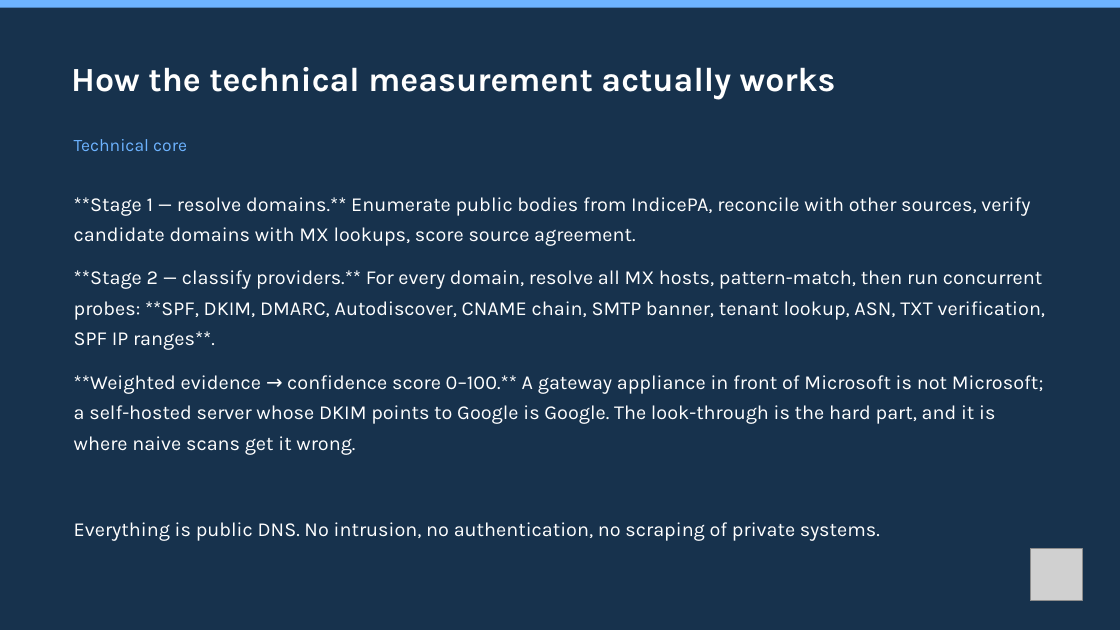
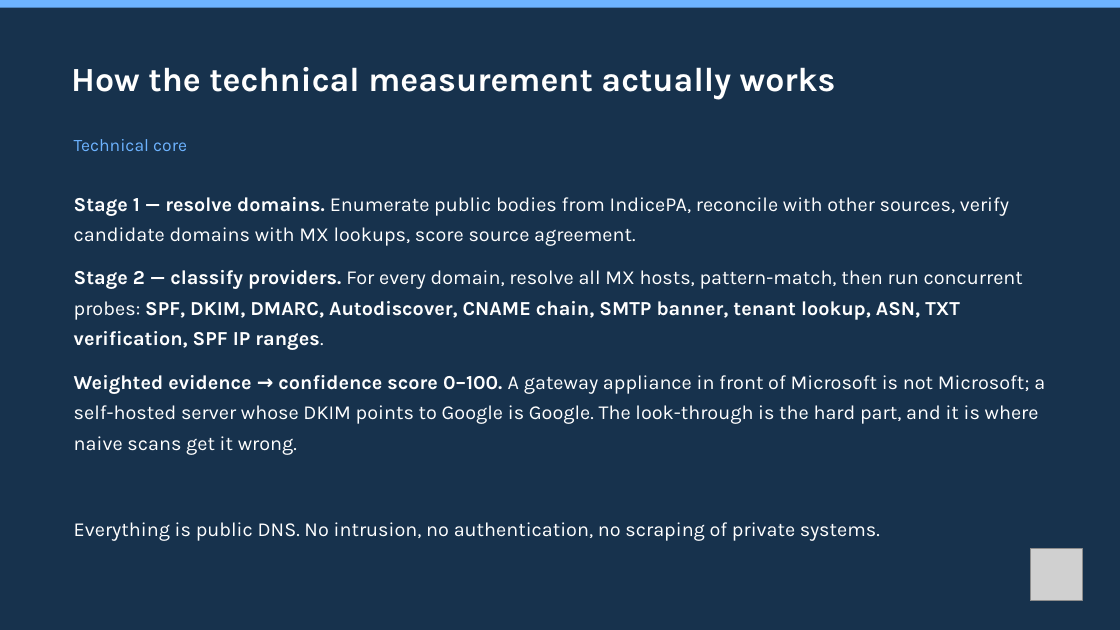
Before and after one commit to mxmap-it/osservatorio-nazionale-sovranita-digitale, a slide deck: slide 6 of static/slide/sfscon-2026-mxmap-italia.pptx. Drawn at 1120x630 pixels with LibreOffice and Linux fonts; fonts in the diff are those of the drawing; grey boxes stand for pictures. Boxes give left, top, right and bottom in pixels: in the first picture for what was removed or moved away, otherwise in the second. Text is boxed around its words. In the diff, an @@ line names an element or a change of style, - is before the commit and + after.

```diff
--- a/static/slide/sfscon-2026-mxmap-italia.pptx
+++ b/static/slide/sfscon-2026-mxmap-italia.pptx
@@ text at bbox=[74, 197, 1045, 455]: text changed @@
-**Stage 1 — resolve domains.** Enumerate public bodies from IndicePA, reconcile with other sources, verify candidate domains with MX lookups, score source agreement.
-**Stage 2 — classify providers.** For every domain, resolve all MX hosts, pattern-match, then run concurrent probes: **SPF, DKIM, DMARC, Autodiscover, CNAME chain, SMTP banner, tenant lookup, ASN, TXT verification, SPF IP ranges**.
-**Weighted evidence → confidence score 0–100.** A gateway appliance in front of Microsoft is not Microsoft; a self-hosted server whose DKIM points to Google is Google. The look-through is the hard part, and it is where naive scans get it wrong.
+Stage 1 — resolve domains. Enumerate public bodies from IndicePA, reconcile with other sources, verify candidate domains with MX lookups, score source agreement.
+Stage 2 — classify providers. For every domain, resolve all MX hosts, pattern-match, then run concurrent probes: SPF, DKIM, DMARC, Autodiscover, CNAME chain, SMTP banner, tenant lookup, ASN, TXT verification, SPF IP ranges.
+Weighted evidence → confidence score 0–100. A gateway appliance in front of Microsoft is not Microsoft; a self-hosted server whose DKIM points to Google is Google. The look-through is the hard part, and it is where naive scans get it wrong.
```
Also in this commit, not shown: 15 other slides changed, 1 slide added, 5 other files.
